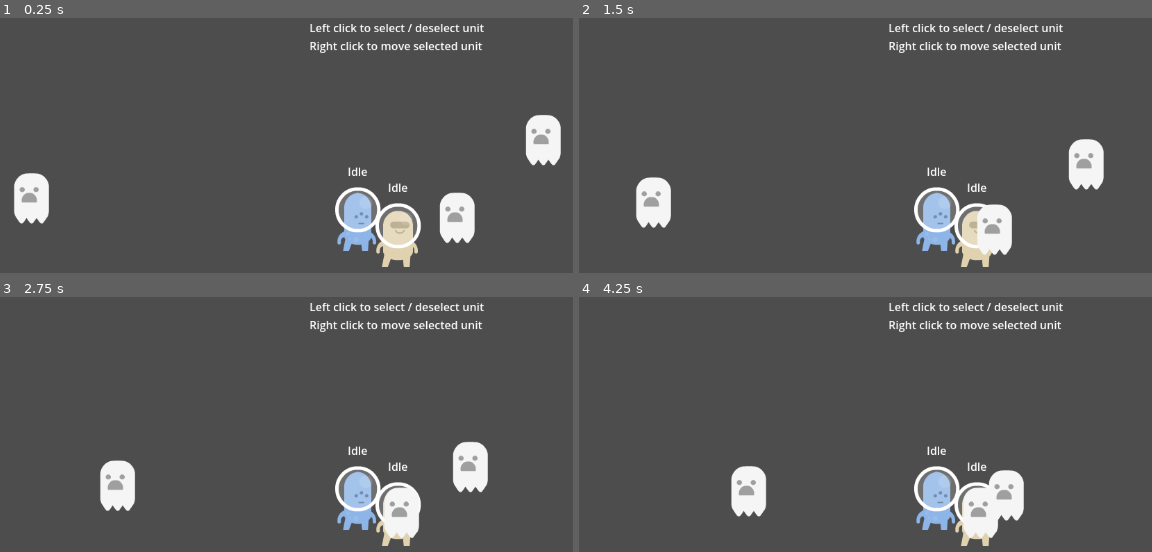
Above: before the commit, frames 1-4 (two rows, left to right).
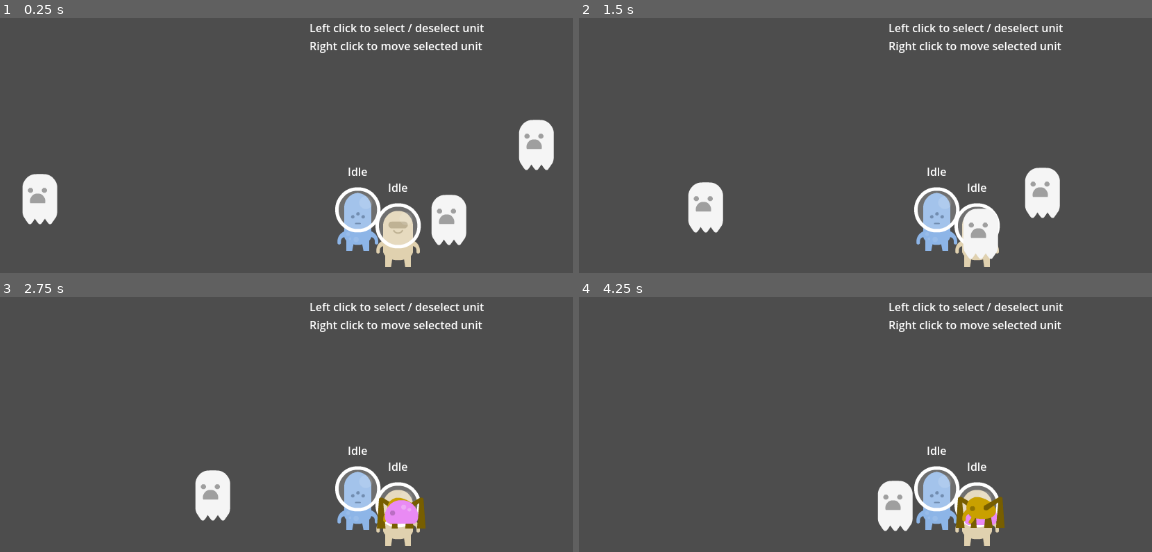
Above: after the commit, the same moments.

Repository: zhang-edward/roguelheart
Game: Godot game, scene res://scenes/Main.tscn
The game is run twice, just before and just after one commit, with the same random seed, the same clock (stepped at 60 frames per second) and the same inputs.
Inputs (mouse positions are in pixels of both pictures, inside the frame that each line leads up to):
- Up to frame 1 (0.25 s): no input
- Up to frame 2 (1.5 s): tap Enter at 0.5, 1.25 s; move the mouse to (934, 176) at 0.52 s; click (934, 176) at 0.67 s; move the mouse to (980, 193) at 1.27 s; click (980, 193) at 1.42 s
- Up to frame 3 (2.75 s): tap Enter at 2 s; move the mouse to (475, 409) at 2.02 s; click (475, 409) at 2.17 s
- Up to frame 4 (4.25 s): tap Enter at 2.75, 3.5 s; move the mouse to (outside the picture) at 2.77 s; click (outside the picture) at 2.92 s; move the mouse to (outside the picture) at 3.52 s; click (outside the picture) at 3.67 s

The runs differ from the first frame. In frame 1, 2.8% of the frame differs, in the area x 2-98%, y 38-98%; in frame 2, 5.7%, in the area x 9-92%, y 47-98%; in frame 3, 4.8%; in frame 4, 4.6%.
Error before the commit: Invalid access to property or key 'timeout' on a base object of type 'null instance'. (res://scripts/fsm/AttackState.gd:15)

Commit message:
Add attack animations and configurable attack speed

Diff:
--- a/prefab/Enemy.tscn
+++ b/prefab/Enemy.tscn
@@ -1,11 +1,38 @@
-[gd_scene load_steps=8 format=3 uid="uid://c8mt2vgagi8cc"]
+[gd_scene load_steps=11 format=3 uid="uid://c8mt2vgagi8cc"]
 
 [ext_resource type="Script" path="res://scripts/Enemy.gd" id="1_4cwpj"]
 [ext_resource type="Texture2D" uid="uid://de15fo6beh8fq" path="res://sprites/ghost.png" id="1_6c54o"]
+[ext_resource type="Texture2D" uid="uid://bvkkv67crstrg" path="res://sprites/slime.png" id="2_m4dvi"]
 [ext_resource type="Script" path="res://scripts/fsm/StateMachine.gd" id="3_5m8em"]
 [ext_resource type="Script" path="res://scripts/fsm/IdleState.gd" id="4_5qyw5"]
+[ext_resource type="Texture2D" uid="uid://coikxpubf6esv" path="res://sprites/spider.png" id="4_dj2ep"]
 [ext_resource type="Script" path="res://scripts/fsm/MoveState.gd" id="5_68pec"]
 [ext_resource type="Script" path="res://scripts/fsm/AttackState.gd" id="6_aaj38"]
+
+[sub_resource type="SpriteFrames" id="SpriteFrames_ubdcv"]
+animations = [{
+"frames": [{
+"duration": 1.0,
+"texture": ExtResource("2_m4dvi")
+}, {
+"duration": 1.0,
+"texture": ExtResource("1_6c54o")
+}, {
+"duration": 1.0,
+"texture": ExtResource("4_dj2ep")
+}],
+"loop": true,
+"name": &"attack",
+"speed": 5.0
+}, {
+"frames": [{
+"duration": 1.0,
+"texture": ExtResource("1_6c54o")
+}],
+"loop": true,
+"name": &"default",
+"speed": 5.0
+}]
 
 [sub_resource type="CircleShape2D" id="CircleShape2D_my7uh"]
 radius = 40.0
@@ -14,8 +41,9 @@
 position = Vector2(2.08165e-12, 2.08165e-12)
 script = ExtResource("1_4cwpj")
 
-[node name="Sprite2D" type="Sprite2D" parent="."]
-texture = ExtResource("1_6c54o")
+[node name="Sprite" type="AnimatedSprite2D" parent="."]
+sprite_frames = SubResource("SpriteFrames_ubdcv")
+animation = &"attack"
 
 [node name="MousePickableArea" type="Area2D" parent="."]
 monitorable = false
@@ -35,4 +63,3 @@
 
 [node name="Attack" type="Node" parent="StateMachine"]
 script = ExtResource("6_aaj38")
-speed = 50
--- a/prefab/Player.tscn
+++ b/prefab/Player.tscn
@@ -1,7 +1,9 @@
-[gd_scene load_steps=10 format=3 uid="uid://uqjyppi50npj"]
+[gd_scene load_steps=12 format=3 uid="uid://uqjyppi50npj"]
 
 [ext_resource type="Script" path="res://scripts/Player.gd" id="1_73ntl"]
+[ext_resource type="Texture2D" uid="uid://ck4dlos8gfevw" path="res://sprites/alienBeige.png" id="2_ehymy"]
 [ext_resource type="Texture2D" uid="uid://chprwaf3to7mh" path="res://sprites/alienBeige_stand.png" id="2_um71p"]
+[ext_resource type="Texture2D" uid="uid://btaup5lhgnqr4" path="res://sprites/alienBeige_jump.png" id="3_ji4ad"]
 [ext_resource type="Script" path="res://scripts/fsm/StateMachine.gd" id="3_ntdkd"]
 [ext_resource type="Script" path="res://scripts/fsm/IdleState.gd" id="4_lpjgd"]
 [ext_resource type="Script" path="res://scripts/fsm/MoveState.gd" id="5_j58pb"]
@@ -10,6 +12,20 @@
 
 [sub_resource type="SpriteFrames" id="SpriteFrames_ks0ck"]
 animations = [{
+"frames": [{
+"duration": 1.0,
+"texture": ExtResource("2_ehymy")
+}, {
+"duration": 2.0,
+"texture": ExtResource("3_ji4ad")
+}, {
+"duration": 1.0,
+"texture": ExtResource("2_um71p")
+}],
+"loop": true,
+"name": &"attack",
+"speed": 5.0
+}, {
 "frames": [{
 "duration": 1.0,
 "texture": ExtResource("2_um71p")
@@ -28,6 +44,8 @@
 
 [node name="Sprite" type="AnimatedSprite2D" parent="."]
 sprite_frames = SubResource("SpriteFrames_ks0ck")
+animation = &"attack"
+frame_progress = 0.785793
 
 [node name="MousePickableArea" type="Area2D" parent="."]
 monitorable = false
@@ -48,8 +66,6 @@
 [node name="Attack" type="Node" parent="StateMachine"]
 script = ExtResource("6_ackvl")
 
-[node name="AttackTimer" type="Timer" parent="StateMachine/Attack"]
-
 [node name="DebugStateText" type="RichTextLabel" parent="."]
 anchors_preset = 7
 anchor_left = 0.5
--- a/scenes/Main.tscn
+++ b/scenes/Main.tscn
@@ -1,12 +1,28 @@
-[gd_scene load_steps=6 format=3 uid="uid://bjbt5umbspxho"]
+[gd_scene load_steps=8 format=3 uid="uid://bjbt5umbspxho"]
 
 [ext_resource type="Script" path="res://scripts/PlayerPartyManager.gd" id="1_m5kpx"]
 [ext_resource type="PackedScene" uid="uid://uqjyppi50npj" path="res://prefab/Player.tscn" id="1_uys3c"]
-[ext_resource type="PackedScene" uid="uid://d3tiuw84gdb1o" path="res://prefab/EnemyPartyManager.tscn" id="2_aye20"]
+[ext_resource type="PackedScene" path="res://prefab/EnemyPartyManager.tscn" id="2_aye20"]
 [ext_resource type="Texture2D" uid="uid://bd5i10cmpwubf" path="res://sprites/alienBlue_stand.png" id="2_kygx2"]
+[ext_resource type="Texture2D" uid="uid://c8txt2tlip6ob" path="res://sprites/alienBlue.png" id="3_b71dm"]
+[ext_resource type="Texture2D" uid="uid://c53ud0j7w20xv" path="res://sprites/alienGreen_stand.png" id="4_yivyn"]
 
 [sub_resource type="SpriteFrames" id="SpriteFrames_yv776"]
 animations = [{
+"frames": [{
+"duration": 1.0,
+"texture": ExtResource("3_b71dm")
+}, {
+"duration": 1.0,
+"texture": ExtResource("4_yivyn")
+}, {
+"duration": 2.0,
+"texture": ExtResource("2_kygx2")
+}],
+"loop": true,
+"name": &"attack",
+"speed": 6.0
+}, {
 "frames": [{
 "duration": 1.0,
 "texture": ExtResource("2_kygx2")
@@ -52,6 +68,10 @@
 
 [node name="Sprite" parent="Player2" index="0"]
 sprite_frames = SubResource("SpriteFrames_yv776")
+frame_progress = 0.835956
+
+[node name="Attack" parent="Player2/StateMachine" index="2"]
+attack_interval = 2
 
 [node name="Player" parent="." instance=ExtResource("1_uys3c")]
 position = Vector2(2, 10)
--- a/scripts/Player.gd
+++ b/scripts/Player.gd
@@ -4,8 +4,6 @@
 """
 The Player class represents a player-controlled unit in the game.
 """
-
-@export var speed: float = 100
 
 @onready var sprite: AnimatedSprite2D = get_node("Sprite")
 @onready var area: Area2D = get_node("MousePickableArea")
--- a/scripts/fsm/AttackState.gd
+++ b/scripts/fsm/AttackState.gd
@@ -1,18 +1,21 @@
 extends State
 
-@export var speed = 100
+@export var move_speed = 100
+@export var attack_interval = 1
 
+const ATTACK_ANIMATION_NAME = "attack"
 const ATTACK_TARGET_OFFSET: Vector2 = Vector2(0, 0)
 const MIN_ATTACK_DISTANCE: float = 5
 const MAX_ATTACK_DISTANCE: float = 20
 
 var _target = null
-var attacking = false
-
-@onready var attack_timer: Timer = get_node("AttackTimer")
+var _attack_anim_speed_factor: float
 
 func _ready() -> void:
-	attack_timer.timeout.connect(attack)
+	await entity.ready
+	sprite.frame_changed.connect(attack)
+	var attack_anim_duration = get_animation_duration(sprite.sprite_frames, ATTACK_ANIMATION_NAME)
+	_attack_anim_speed_factor = attack_anim_duration / attack_interval
 
 func physics_update(delta: float) -> void:
 	if _target == null:
@@ -20,21 +23,32 @@
 
 	var attack_target_pos = _target.position + ATTACK_TARGET_OFFSET
 	if (entity.position - attack_target_pos).length() < MIN_ATTACK_DISTANCE:
-		attacking = true
+		sprite.play("attack", _attack_anim_speed_factor)
 	else:
-		attacking = false
-		entity.translate((_target.position - entity.position).normalized() * delta * speed)
-
-	if attacking and attack_timer.is_stopped():
-		attack_timer.start()
+		sprite.play("default")
+		entity.translate((_target.position - entity.position).normalized() * delta * move_speed)
 
 func enter(msg:={}) -> void:
 	_target = msg.target
 
 func attack() -> void:
-	if _target == null:
+	# TODO: make attack frame configurable instead of always being frame 1
+	if _target == null or sprite.animation != "attack" or sprite.frame != 1:
 		return
 	var attack_target_pos = _target.position + ATTACK_TARGET_OFFSET
 	if (entity.position - attack_target_pos).length() < MAX_ATTACK_DISTANCE:
 		print(entity.name + " attacks " + _target.name + "!");
 		# _target.take_damage(1)
+
+# Gets the duration of an animation in seconds. Used to scale animation speed to explicitly set attack speed
+func get_animation_duration(sprite_frames: SpriteFrames, animation_name: StringName) -> float:
+	# Calculate the duration of each frame at the current playing speed
+	var fps := sprite_frames.get_animation_speed(animation_name)
+	var playing_speed = sprite.speed_scale;
+	var frame_duration = 1.0 / (fps * playing_speed)
+	# Final animation duration = sum of all frame durations
+	var anim_duration = 0.0
+	for i in range(sprite_frames.get_frame_count(animation_name)):
+		var absolute_frame_duration = sprite_frames.get_frame_duration(animation_name, i) * frame_duration
+		anim_duration += absolute_frame_duration
+	return anim_duration
--- a/scripts/fsm/State.gd
+++ b/scripts/fsm/State.gd
@@ -10,6 +10,7 @@
 
 # Reference to the entity node, which should be the parent of the state machine
 @onready var entity = get_parent().get_parent()
+@onready var sprite: AnimatedSprite2D = entity.get_node("Sprite")
 
 # Virtual function. Receives events from the `_unhandled_input()` callback.
 func handle_input(_event: InputEvent) -> void:
Binary file added: sprites/alienBeige.png
Not shown, added: sprites/alienBeige.png.import
Binary file added: sprites/alienBeige_jump.png
Not shown, added: sprites/alienBeige_jump.png.import
Binary file added: sprites/alienBlue.png
Not shown, added: sprites/alienBlue.png.import
Binary file added: sprites/alienBlue_jump.png
Not shown, added: sprites/alienBlue_jump.png.import
